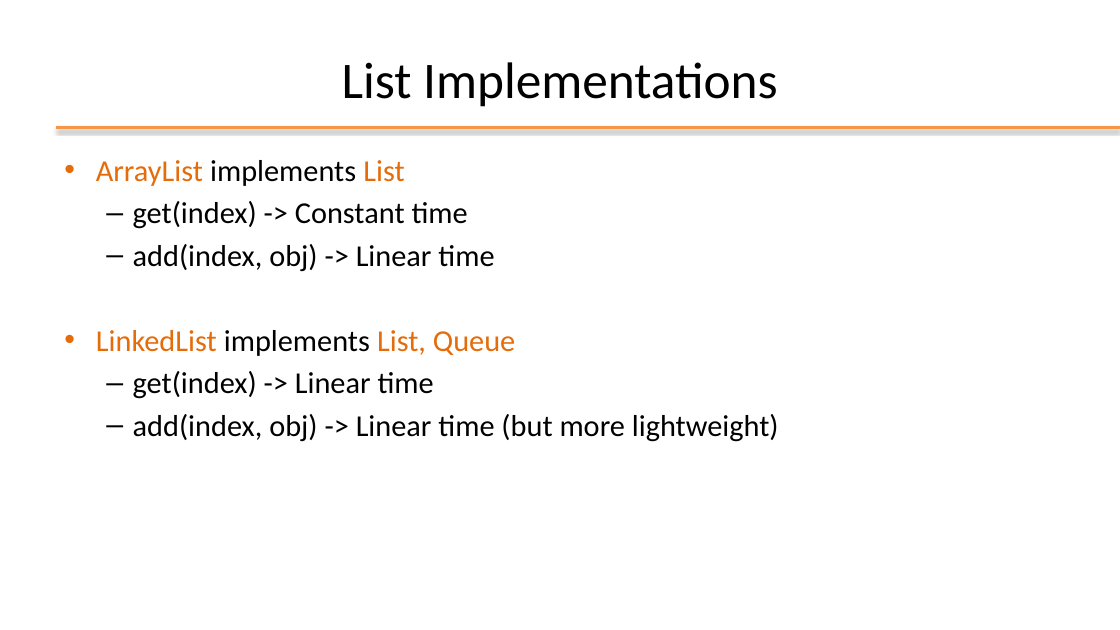
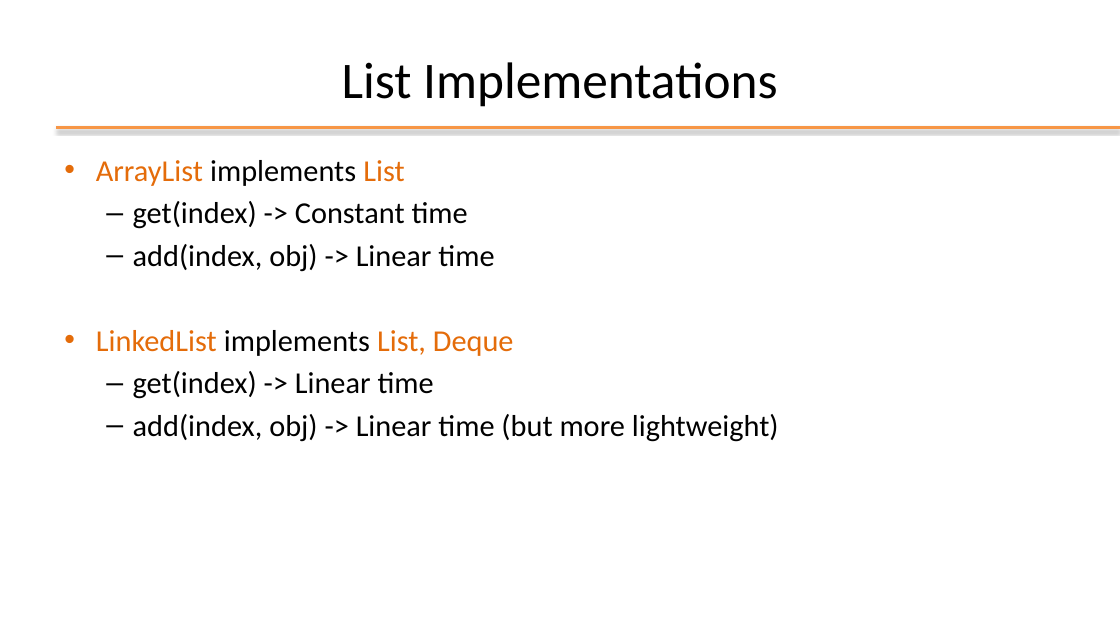
Before and after one commit to nbicocchi/learn-java-core, a slide deck: slide 19 of assets/slides/E4 - Java Data Structures.pptx (slide 18 before the commit). Drawn at 1120x630 pixels with LibreOffice and Linux fonts; fonts in the diff are those of the drawing; background and template pictures are left out. Boxes give left, top, right and bottom in pixels: in the first picture for what was removed or moved away, otherwise in the second. Text is boxed around its words. In the diff, an @@ line names an element or a change of style, - is before the commit and + after.

```diff
--- a/assets/slides/E4 - Java Data Structures.pptx
+++ b/assets/slides/E4 - Java Data Structures.pptx
@@ text at bbox=[96, 330, 514, 356]: text changed @@
-• LinkedList implements List, Queue
+• LinkedList implements List, Deque
```
Also in this commit, not shown: 6 other slides changed, 4 slides added, 6 slides removed, 1 other file.
